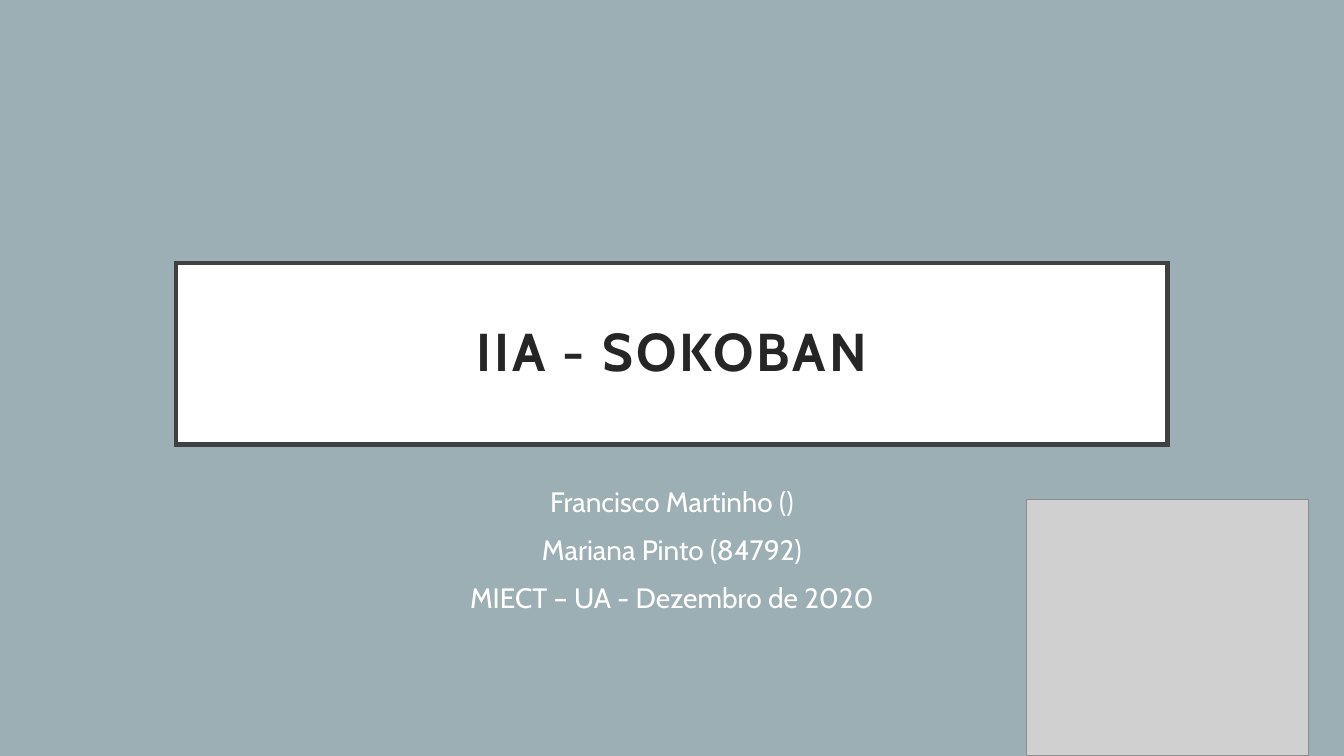
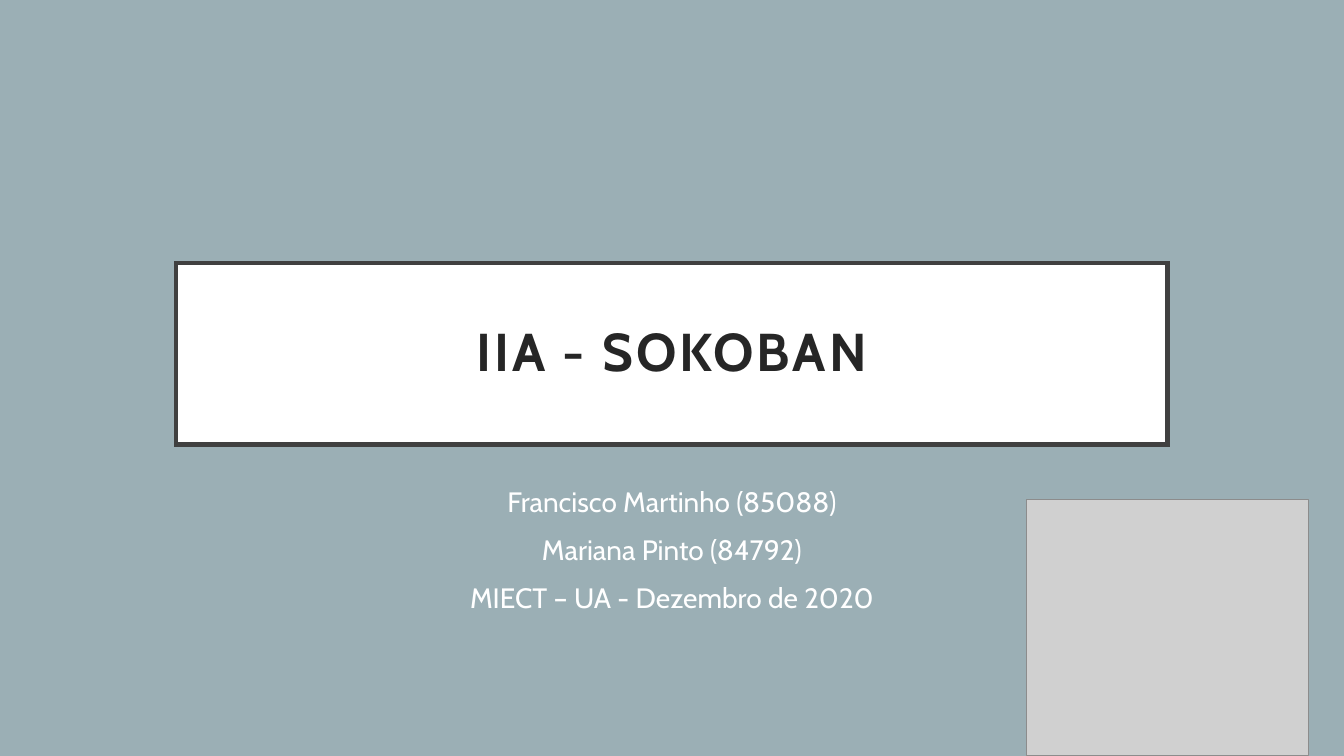
Before and after one commit to MarianaPinto17/84792-85088-SOKOBAN, a slide deck: slide 1 of IIA - SOKOBAN.pptx. Drawn at 1344x756 pixels with LibreOffice and Linux fonts; fonts in the diff are those of the drawing; grey boxes stand for pictures. Boxes give left, top, right and bottom in pixels: in the first picture for what was removed or moved away, otherwise in the second. Text is boxed around its words. In the diff, an @@ line names an element or a change of style, - is before the commit and + after.

```diff
--- a/IIA - SOKOBAN.pptx
+++ b/IIA - SOKOBAN.pptx
@@ text at [507,491,836,516]: text changed @@
-Francisco Martinho ()
+Francisco Martinho (85088)
```
Also in this commit, not shown: 1 other file.
